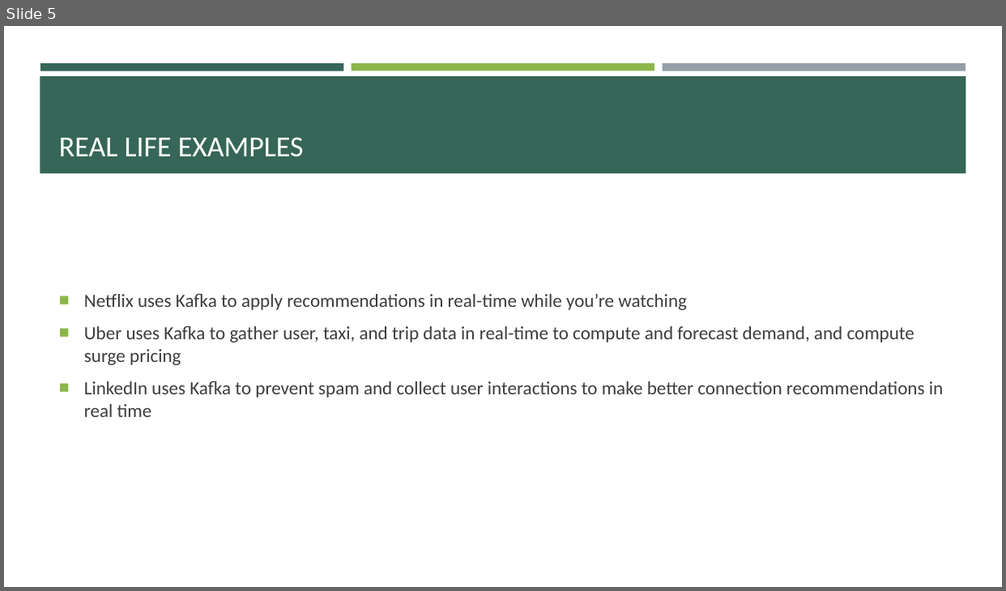
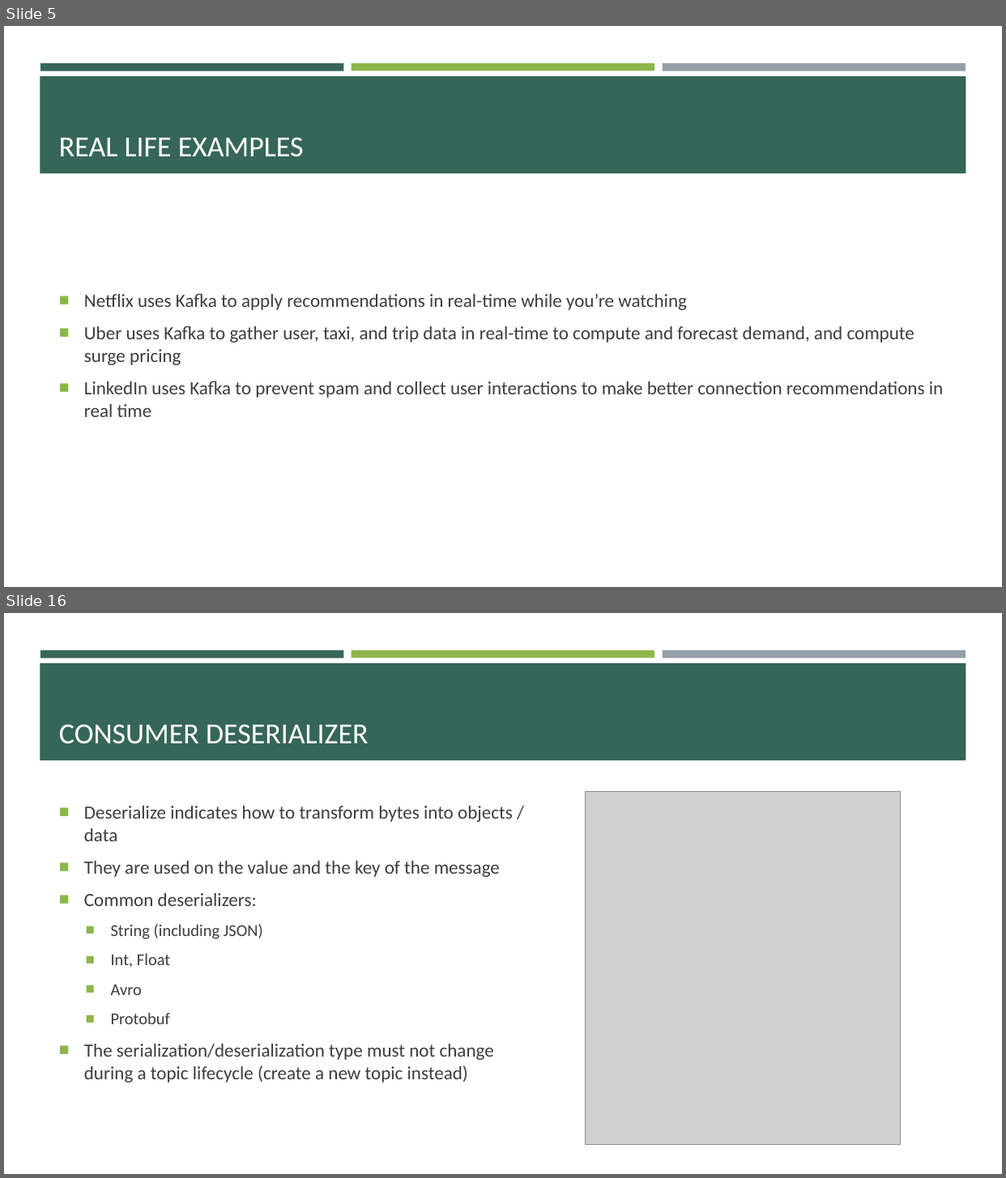
Before and after one commit to e-m-wilson/data_engineering, a slide deck: kafka/Kafka.pptx. Shown one above the other, each under a label of ours: slide 5 before the commit, slides 5 and 16 after it; the slides between them are not shown. The pictures are 1006x591 and 1006x1178 pixels, drawn with LibreOffice and Linux fonts; fonts in the diff are those of the drawing; grey boxes stand for pictures. Boxes give left, top, right and bottom in pixels: in the first picture for what was removed or moved away, otherwise in the second. Text is boxed around its words. In the diff, an @@ line names an element or a change of style, - is before the commit and + after.

```diff
--- a/kafka/Kafka.pptx
+++ b/kafka/Kafka.pptx
@@ slide 16 added at (x1=4, y1=613, x2=1002, y2=1174), background #FFFFFF; not listed: 4 template elements that a slide beside it also shows @@
@@ title added at (x1=59, y1=724, x2=368, y2=744), 28 pt, text #FFFFFF @@
+CONSUMER DESERIALIZER
@@ text added at (x1=84, y1=806, x2=513, y2=1083), 18 pt, text #3D3D3D @@
+■ Deserialize indicates how to transform bytes into objects / data
+■ They are used on the value and the key of the message
+■ Common deserializers:
+  ■ String (including JSON)
+  ■ Int, Float
+  ■ Avro
+  ■ Protobuf
+■ The serialization/deserialization type must not change during a topic lifecycle (create a new topic instead)
@@ picture added at (x1=586, y1=791, x2=901, y2=1144) @@
```
Also in this commit, not shown: 32 other slides added, 2 other files.
